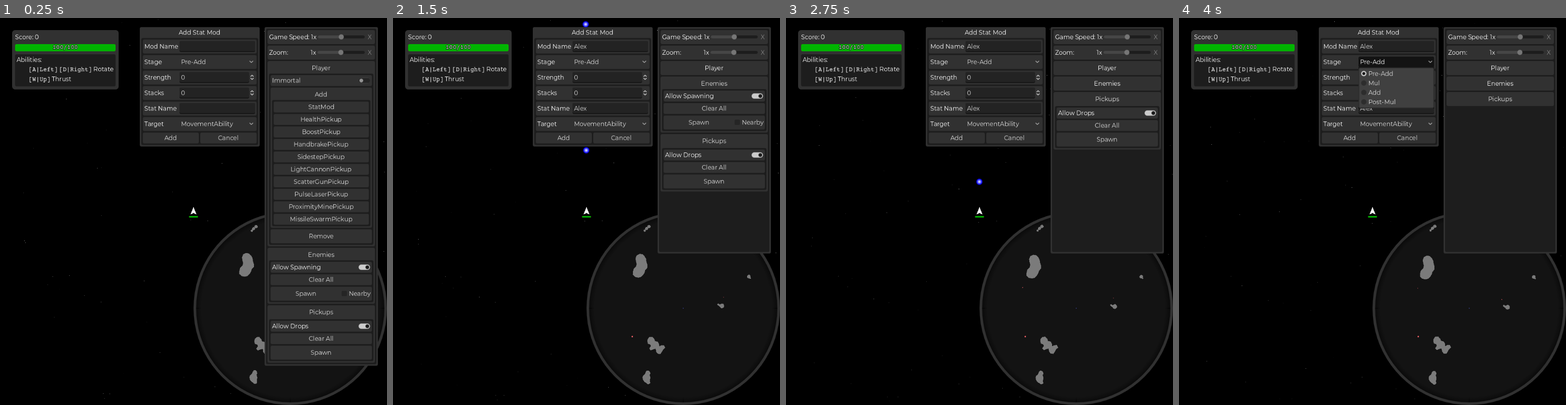
Above: before the commit, frames 1-4 (left to right).
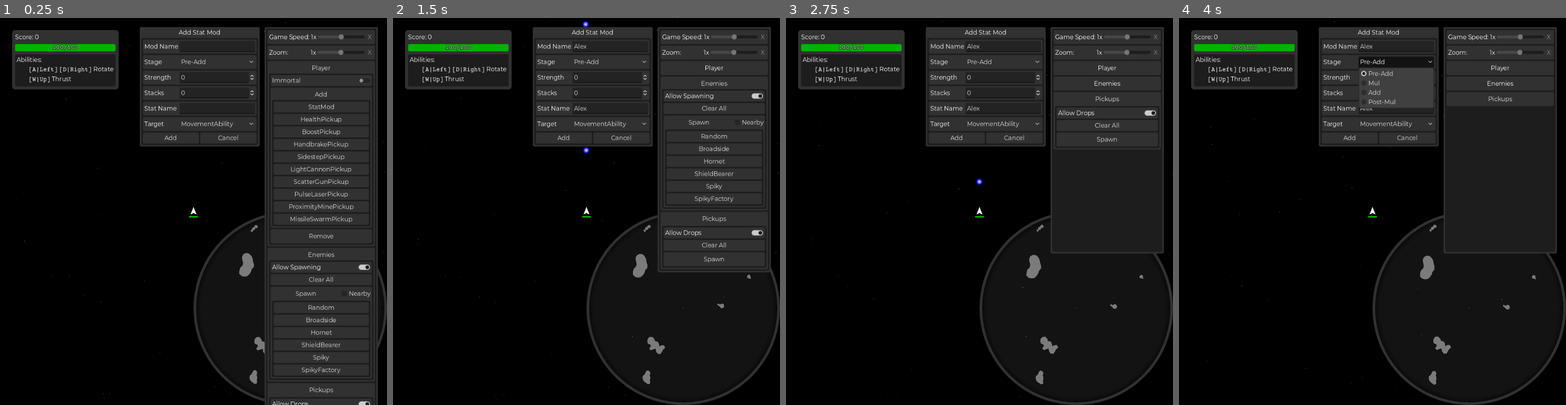
Above: after the commit, the same moments.

Repository: Trantarius/ArcadeGame
Game: Godot game, scene res://main.tscn
The game is run twice, just before and just after one commit, with the same random seed, the same clock (stepped at 60 frames per second) and the same inputs.
Inputs (mouse positions are in pixels of both pictures, inside the frame that each line leads up to):
- Up to frame 1 (0.25 s): no input
- Up to frame 2 (1.5 s): click (609, 45) at 0.52 s; type "Alex" at 0.6 s; click (609, 107) at 0.75 s; type "Alex" at 0.83 s; click "Player" at 1.25 s
- Up to frame 3 (2.75 s): click "Enemies" at 2 s
- Up to frame 4 (4 s): click "Pickups" at 2.75 s; click "Pre-Add" at 3.5 s

The runs differ from the first frame. In frame 1, 2.8% of the frame differs, in the area x 68-98%, y 74-100%; in frame 2, 1.8%; in frame 3, less than 0.1%; in frame 4, less than 0.1%.
Error before the commit: Invalid type in utility function "is_equal_approx()". Cannot convert argument 2 from Object to float. (res://ui/world/health_bar.gd:14)

Commit message:
change enemy spawning to use SceneList

Diff:
--- a/enemies/Enemy.gd
+++ b/enemies/Enemy.gd
@@ -5,6 +5,9 @@
 @export var point_value:float = 1
 ## Scales point_value for spawning purposes. Higher rarity or point_value decreases spawn frequency.
 @export var rarity:float = 1
+## Enables/disables random spawning from EnemySpawner.
+@export var spawnable:bool = true
+
 ## Minimum distance from the player at spawn
 @export var min_spawn_distance:float = 2000
 ## Maximum distance from the player at spawn
--- a/enemies/EnemySpawner.gd
+++ b/enemies/EnemySpawner.gd
@@ -5,26 +5,33 @@
 ## Soft maximum total point_value of spawned enemies currently alive
 @export var target_points:float = 10
 
-## Enemy types to spawn. Each scene's root must have a script extending the Enemy class
-@export var enemy_list:Array[PackedScene]
+const enemy_list:SceneList = preload("res://enemies/enemy_list.tres")
 
 ## Toggles all enemy spawning
 @export var enabled:bool = true
 
-## Internal list of everything that can spawn. Format is
-## [code]{StringName:{'scene':PackedScene,'weight':float}}[/code]
-var spawn_list:Dictionary
-var total_weight_in_list:float
+func get_weight(idx:int)->float:
+	var spawnable:bool = enemy_list.get_scene_prop(idx, &'spawnable', true)
+	var point_value:float = enemy_list.get_scene_prop(idx, &'point_value', 1)
+	var rarity:float = enemy_list.get_scene_prop(idx, &'rarity', 1)
+	return 100.0/(point_value*rarity) if spawnable else 0
 
-func _ready()->void:
-	spawn_list = {}
-	total_weight_in_list = 0
-	for scene:PackedScene in enemy_list:
-		var enemy:Enemy = scene.instantiate()
-		var weight:float = 100 / (enemy.point_value * enemy.rarity)
-		spawn_list[StringName(enemy.name)] = {'scene':scene,'weight':weight}
-		total_weight_in_list += weight
-		enemy.queue_free()
+func select_random_enemy()->PackedScene:
+	var total:float = 0
+	var weights:Array[float]
+	for n:int in range(enemy_list.list.size()):
+		var w:float = get_weight(n)
+		total+=w
+		weights.push_back(w)
+	var val:float = total*randf()
+	var idx:int = 0
+	while(idx<weights.size()):
+		val -= weights[idx]
+		if(val<=0):
+			break
+		else:
+			idx += 1
+	return enemy_list.list[idx]
 
 func _enter_tree()->void:
 	Performance.add_custom_monitor('Enemy Points',get_total_enemy_points)
@@ -43,20 +50,10 @@
 	var players:Array = get_tree().get_nodes_in_group('Players')
 	if(players.is_empty()):
 		return
+	spawn(select_random_enemy())
 
-	# pick a random scene from spawn list, weighted by spawn_rate
-	var choice:float = randf() * total_weight_in_list
-	var chosen:StringName
-	for ename:StringName in spawn_list:
-		choice -= spawn_list[ename].weight
-		if(choice<=0):
-			chosen=ename
-			break
-
-	spawn(chosen)
-
-func spawn(ename:StringName)->void:
-	var enemy:Enemy = spawn_list[ename].scene.instantiate()
+func spawn(scene:PackedScene)->void:
+	var enemy:Enemy = scene.instantiate()
 	var campos:Vector2 = get_viewport().get_camera_2d().get_screen_center_position()
 	var locator:Callable = func()->Transform2D:
 		return Transform2D(randf()*TAU, campos +
--- a/enemies/broadside/broadside.gd
+++ b/enemies/broadside/broadside.gd
@@ -38,7 +38,7 @@
 		$'.'.add_collision_exception_with(child)
 		child.add_collision_exception_with(self)
 		child.damage_taken.connect(_on_part_damaged, CONNECT_DEFERRED)
-		max_health.base += child.max_health
+		max_health.base += child.max_health.get_value()
 
 func _on_part_damaged(damage:Damage)->void:
 	damage.silent=true
--- a/main_test.tscn
+++ b/main_test.tscn
@@ -1,13 +1,8 @@
-[gd_scene load_steps=27 format=3 uid="uid://dgi2i2rcpew0f"]
+[gd_scene load_steps=22 format=3 uid="uid://dgi2i2rcpew0f"]
 
 [ext_resource type="PackedScene" uid="uid://ccgupredk0a3f" path="res://player/player.tscn" id="1_wyqax"]
 [ext_resource type="Script" path="res://classes/Stat.gd" id="2_qfau0"]
 [ext_resource type="Script" path="res://enemies/EnemySpawner.gd" id="3_mithn"]
-[ext_resource type="PackedScene" uid="uid://d4epik40543it" path="res://enemies/hornet/hornet.tscn" id="4_rflj1"]
-[ext_resource type="PackedScene" uid="uid://duw4y42hn6e5i" path="res://enemies/broadside/broadside.tscn" id="5_10v5w"]
-[ext_resource type="PackedScene" uid="uid://b84l7h2qte8nl" path="res://enemies/spiky/spiky_factory.tscn" id="6_5py7p"]
-[ext_resource type="PackedScene" uid="uid://cb3satgchcg1i" path="res://enemies/spiky/spiky.tscn" id="7_g2r1l"]
-[ext_resource type="PackedScene" uid="uid://blf0t84ei3owm" path="res://enemies/shield_bearer/shield_bearer.tscn" id="7_gede4"]
 [ext_resource type="Script" path="res://environment/AsteroidSpawner.gd" id="8_t20lr"]
 [ext_resource type="Script" path="res://pickups/PickupSpawner.gd" id="9_ld0bk"]
 [ext_resource type="PackedScene" uid="uid://c470br5y4agbp" path="res://pickups/health_pickup.tscn" id="10_shm8w"]
@@ -43,7 +38,6 @@
 [node name="EnemySpawner" type="Node" parent="."]
 script = ExtResource("3_mithn")
 target_points = 100.0
-enemy_list = Array[PackedScene]([ExtResource("4_rflj1"), ExtResource("5_10v5w"), ExtResource("6_5py7p"), ExtResource("7_gede4"), ExtResource("7_g2r1l")])
 enabled = false
 
 [node name="AsteroidSpawner" type="Node" parent="."]
--- a/ui/debug_menu.tscn
+++ b/ui/debug_menu.tscn
@@ -159,37 +159,44 @@
 script/source = "extends PanelContainer
 
 var nearby_enabled:bool = false
+const enemy_list:SceneList = preload('res://enemies/enemy_list.tres')
 
 func _ready() -> void:
+	for n:int in range(enemy_list.list.size()):
+		var ename:StringName = enemy_list.get_scene_name(n)
+		var button:Button = Button.new()
+		button.text = ename
+		button.pressed.connect(_spawn.bind(enemy_list.list[n]))
+		$VBoxContainer/PanelContainer/VBoxContainer.add_child(button)
+
+func _spawn(scene:PackedScene)->void:
+
+	if(nearby_enabled):
+		var player:Player = get_tree().get_first_node_in_group(&'Players')
+		if(is_instance_valid(player)):
+			var enemy:Enemy = scene.instantiate()
+			var locator:Callable = func()->Transform2D: return Transform2D(randf()*TAU,
+				player.global_position + Vector2.from_angle(randf()*TAU)*(512+enemy.radius))
+			if(!Util.attempt_place_node(enemy,get_tree().current_scene,locator,5)):
+				push_error(\"Failed to place an enemy (nearby) after 5 attempts\")
+				enemy.queue_free()
+	else:
+		var enemyspawner:Node = get_tree().root.find_child('EnemySpawner',true,false)
+		if(is_instance_valid(enemyspawner)):
+			enemyspawner.spawn(scene)
+
+func _on_button_pressed() -> void:
+	$VBoxContainer/PanelContainer.visible = ! $VBoxContainer/PanelContainer.visible
+
+
+func _on_nearby_toggled(toggled_on: bool) -> void:
+	nearby_enabled=toggled_on
+
+
+func _on_random_pressed() -> void:
 	var enemyspawner:Node = get_tree().root.find_child('EnemySpawner',true,false)
 	if(is_instance_valid(enemyspawner)):
-		for ename:StringName in enemyspawner.spawn_list:
-			var button:Button = Button.new()
-			button.text = ename
-			button.pressed.connect(_spawn.bind(ename))
-			$VBoxContainer/PanelContainer/VBoxContainer.add_child(button)
-
-func _spawn(ename:StringName)->void:
-	var enemyspawner:Node = get_tree().root.find_child('EnemySpawner',true,false)
-	if(is_instance_valid(enemyspawner)):
-		if(nearby_enabled):
-			var player:Player = get_tree().get_first_node_in_group(&'Players')
-			if(is_instance_valid(player)):
-				var enemy:Enemy = enemyspawner.spawn_list[ename].scene.instantiate()
-				var locator:Callable = func()->Transform2D: return Transform2D(randf()*TAU,
-					player.global_position + Vector2.from_angle(randf()*TAU)*(512+enemy.radius))
-				if(!Util.attempt_place_node(enemy,enemyspawner,locator,5)):
-					push_error(\"Failed to place an enemy (nearby) after 5 attempts\")
-					enemy.queue_free()
-		else:
-			enemyspawner.spawn(ename)
-
-func _on_button_pressed() -> void:
-	$VBoxContainer/PanelContainer.visible = ! $VBoxContainer/PanelContainer.visible
-
-
-func _on_nearby_toggled(toggled_on: bool) -> void:
-	nearby_enabled=toggled_on
+		_spawn(enemyspawner.select_random_enemy())
 "
 
 [sub_resource type="GDScript" id="GDScript_oqi4g"]
@@ -480,12 +487,15 @@
 text = "Nearby"
 
 [node name="PanelContainer" type="PanelContainer" parent="DebugMenu/PanelContainer/VBoxContainer/Enemies/VBoxContainer/PanelContainer/VBoxContainer/Spawn/VBoxContainer"]
-visible = false
 layout_mode = 2
 theme_type_variation = &"DarkPanel"
 
 [node name="VBoxContainer" type="VBoxContainer" parent="DebugMenu/PanelContainer/VBoxContainer/Enemies/VBoxContainer/PanelContainer/VBoxContainer/Spawn/VBoxContainer/PanelContainer"]
 layout_mode = 2
+
+[node name="Random" type="Button" parent="DebugMenu/PanelContainer/VBoxContainer/Enemies/VBoxContainer/PanelContainer/VBoxContainer/Spawn/VBoxContainer/PanelContainer/VBoxContainer"]
+layout_mode = 2
+text = "Random"
 
 [node name="Pickups" type="PanelContainer" parent="DebugMenu/PanelContainer/VBoxContainer"]
 layout_mode = 2
@@ -565,6 +575,7 @@
 [connection signal="pressed" from="DebugMenu/PanelContainer/VBoxContainer/Enemies/VBoxContainer/PanelContainer/VBoxContainer/Clear" to="DebugMenu/PanelContainer/VBoxContainer/Enemies" method="_on_clear_pressed"]
 [connection signal="pressed" from="DebugMenu/PanelContainer/VBoxContainer/Enemies/VBoxContainer/PanelContainer/VBoxContainer/Spawn/VBoxContainer/HBoxContainer/Button" to="DebugMenu/PanelContainer/VBoxContainer/Enemies/VBoxContainer/PanelContainer/VBoxContainer/Spawn" method="_on_button_pressed"]
 [connection signal="toggled" from="DebugMenu/PanelContainer/VBoxContainer/Enemies/VBoxContainer/PanelContainer/VBoxContainer/Spawn/VBoxContainer/HBoxContainer/Nearby" to="DebugMenu/PanelContainer/VBoxContainer/Enemies/VBoxContainer/PanelContainer/VBoxContainer/Spawn" method="_on_nearby_toggled"]
+[connection signal="pressed" from="DebugMenu/PanelContainer/VBoxContainer/Enemies/VBoxContainer/PanelContainer/VBoxContainer/Spawn/VBoxContainer/PanelContainer/VBoxContainer/Random" to="DebugMenu/PanelContainer/VBoxContainer/Enemies/VBoxContainer/PanelContainer/VBoxContainer/Spawn" method="_on_random_pressed"]
 [connection signal="pressed" from="DebugMenu/PanelContainer/VBoxContainer/Pickups/VBoxContainer/Button" to="DebugMenu/PanelContainer/VBoxContainer/Pickups" method="_on_button_pressed"]
 [connection signal="toggled" from="DebugMenu/PanelContainer/VBoxContainer/Pickups/VBoxContainer/PanelContainer/VBoxContainer/PanelContainer/AllowDrops" to="DebugMenu/PanelContainer/VBoxContainer/Pickups" method="_on_allow_drops_toggled"]
 [connection signal="pressed" from="DebugMenu/PanelContainer/VBoxContainer/Pickups/VBoxContainer/PanelContainer/VBoxContainer/Clear" to="DebugMenu/PanelContainer/VBoxContainer/Pickups" method="_on_clear_pressed"]
--- a/ui/world/health_bar.gd
+++ b/ui/world/health_bar.gd
@@ -11,7 +11,7 @@
 	$ProgressBar.offset_bottom = 0
 	$ProgressBar.max_value = get_parent().max_health.get_value()
 	$ProgressBar.value = get_parent().health
-	if(hide_when_full && is_equal_approx(get_parent().health,get_parent().max_health)):
+	if(hide_when_full && is_equal_approx(get_parent().health,get_parent().max_health.get_value())):
 		hide()
 	else:
 		show()
